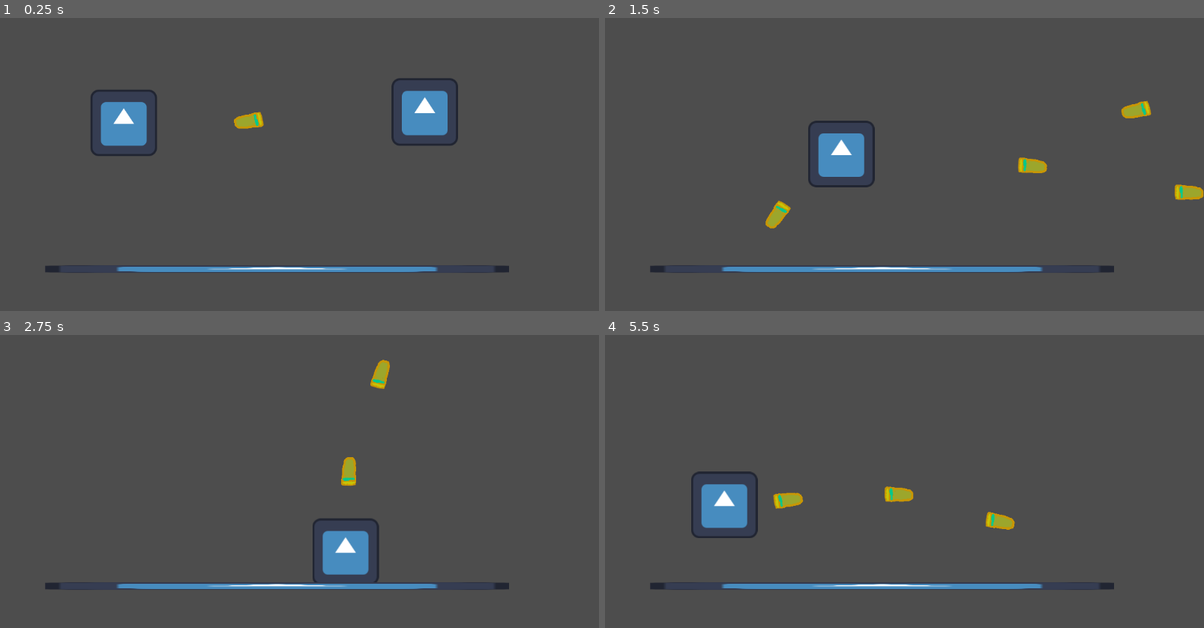
Above: before the commit, frames 1-4 (two rows, left to right).
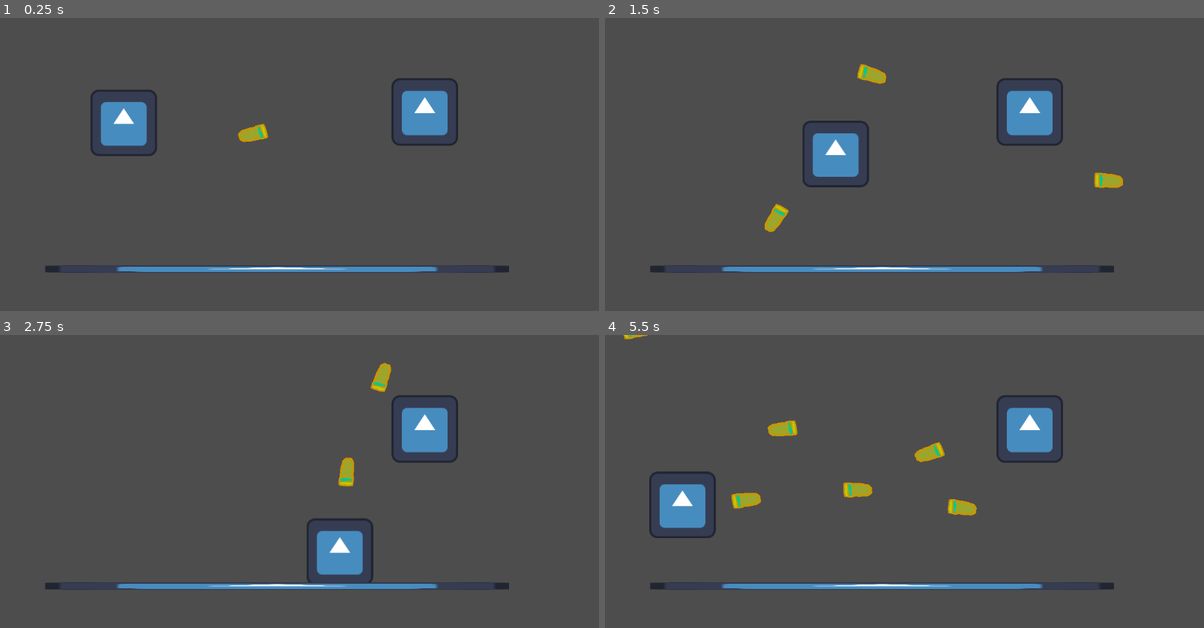
Above: after the commit, the same moments.

Repository: joseph-tighe/ricochet
Game: Godot game, scene res://node_2d.tscn
Two runs of this game, one before a commit and one after it. Both use one fixed random seed, a clock stepped at 60 frames per second and the inputs below. The engine's default icon, where the game draws it, is replaced by a stand-in: a white triangle on a blue panel in a dark square.
Inputs (mouse positions are in pixels of both pictures, inside the frame that each line leads up to):
- Up to frame 1 (0.25 s): no input
- Up to frame 2 (1.5 s): move the mouse to (1036, 170) at 0.52 s; hold D 0.53-1.28 s; hold Space (shoot) 0.53-1.28 s; move the mouse to (784, 202) at 1.27 s; hold S from 1.28 s (still down); tap Space (shoot) at 1.35 s
- Up to frame 3 (2.75 s): move the mouse to (359, 428) at 2.02 s; release S at 2.03 s; hold D from 2.03 s (still down); hold Space (shoot) from 2.03 s (still down)
- Up to frame 4 (5.5 s): move the mouse to (874, 569) at 2.77 s; release D at 2.78 s; release Space (shoot) at 2.78 s; hold W 2.78-3.53 s; tap Space (shoot) at 2.85, 4.35 s; move the mouse to (1084, 554) at 3.52 s; hold Space (shoot) 3.53-4.28 s; hold A 3.53-5.03 s; move the mouse to (724, 452) at 4.27 s; move the mouse to (934, 502) at 5.02 s; hold S from 5.03 s (still down); hold Space (shoot) from 5.03 s (still down)

The runs differ from the first frame. In frame 1, 0.4% of the frame differs, in the area x 39-45%, y 31-43%; in frame 2, 3.5%; in frame 3, 2.6%; in frame 4, 5.7%, in the area x 3-77%, y 0-70%.

Commit message:
bullet spread for enemy

Diff:
--- a/enemy.gd
+++ b/enemy.gd
@@ -24,8 +24,10 @@
 	var bullet = Bullet.instantiate()
 	var player = get_tree().get_first_node_in_group("player")
 	get_tree().current_scene.add_child(bullet)
-	bullet.get_child(0).direction = (player.global_position-$EnemyMarker.global_position).normalized()
+	var dirVect = (player.global_position-$EnemyMarker.global_position).normalized()
+	dirVect += Vector2(randf_range(-0.1, 0.1), randf_range(-0.1, 0.1))
+	bullet.get_child(0).direction = dirVect
 	bullet.global_transform = $EnemyMarker.global_transform
 	bullet.get_child(0).rotateTowards()
 	bullet.global_position = $EnemyMarker.global_position \
-		+ 120.0 * (player.global_position - $EnemyMarker.global_position).normalized()
+		+ 120.0 * dirVect
Not shown, added: node_2d.tscn2588073794.tmp
